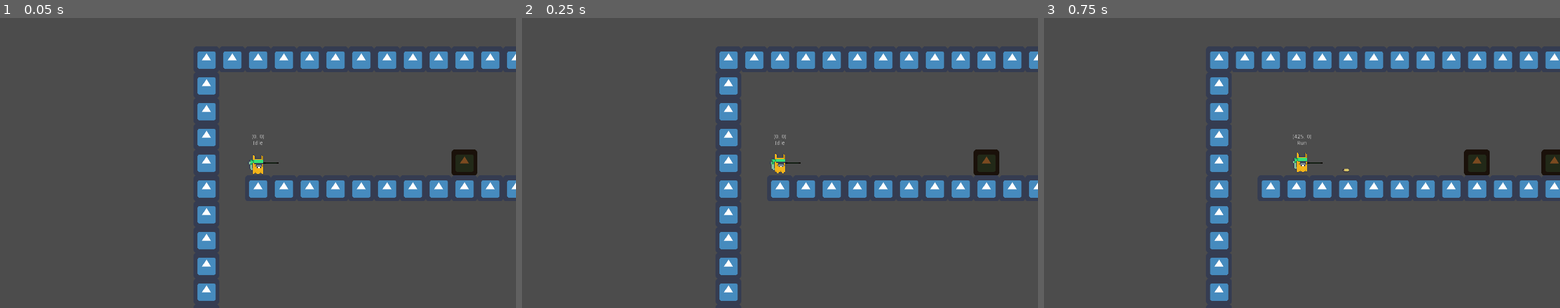
Above: before the commit, frames 1-3 (left to right).
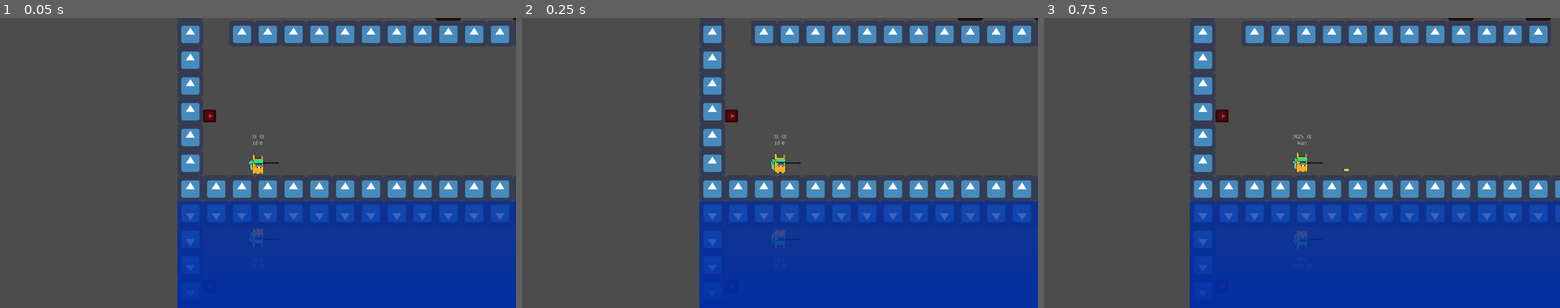
Above: after the commit, the same moments.

Repository: fruitdude/godot-metroidvania
Game: Godot game, scene res://src/main/Main.tscn
The game is run twice, just before and just after one commit, with the same random seed, the same clock (stepped at 60 frames per second) and the same inputs. The engine's default icon, where the game draws it, is replaced by a stand-in: a white triangle on a blue panel in a dark square.
Inputs (mouse positions are in pixels of both pictures, inside the frame that each line leads up to):
- Up to frame 1 (0.05 s): no input
- Up to frame 2 (0.25 s): no input
- Up to frame 3 (0.75 s): move the mouse to (1415, 148) at 0.52 s; press the mouse at (1415, 148) at 0.53 s; hold D (move_right) from 0.53 s (still down)

The runs differ from the first frame. In frame 1, 34% of the frame differs, in the area x 34-100%, y 0-100%; in frame 2, 34%; in frame 3, 38%, in the area x 28-100%, y 0-100%.

Commit message:
basic reflection shader

Diff:
--- a/src/enemies/snail/Snail.gd
+++ b/src/enemies/snail/Snail.gd
@@ -27,7 +27,6 @@
 					$Sprite.rotation_degrees = 180
 
 
-
 func _on_Snail_area_entered(area):
 	health_points -= area.damage
 
--- a/src/enemies/snail/SnailPath.tscn
+++ b/src/enemies/snail/SnailPath.tscn
@@ -5,7 +5,7 @@
 
 [sub_resource type="Curve2D" id=1]
 _data = {
-"points": PoolVector2Array( 0, 0, 0, 0, 80, -176, 0, 0, 0, 0, 1456, -176, 0, 0, 0, 0, 1456, 304, 0, 0, 0, 0, 1392, 304, 0, 0, 0, 0, 1392, 432, 0, 0, 0, 0, 1072, 432, 0, 0, 0, 0, 1072, 688, 0, 0, 0, 0, 656, 688, 0, 0, 0, 0, 656, 560, 0, 0, 0, 0, 592, 560, 0, 0, 0, 0, 592, 432, 0, 0, 0, 0, 80, 432, 0, 0, 0, 0, 80, -176 )
+"points": PoolVector2Array(  )
 }
 
 [node name="SnailPath" type="Path2D"]
@@ -14,7 +14,6 @@
 path_follow = NodePath("PathFollow2D")
 
 [node name="PathFollow2D" type="PathFollow2D" parent="."]
-position = Vector2( 564.764, 432 )
 offset = 3373.19
 rotate = false
 
--- a/src/main/Main.tscn
+++ b/src/main/Main.tscn
@@ -1,9 +1,10 @@
-[gd_scene load_steps=7 format=2]
+[gd_scene load_steps=14 format=2]
 
 [ext_resource path="res://icon.png" type="Texture" id=1]
 [ext_resource path="res://src/player/Player.tscn" type="PackedScene" id=2]
 [ext_resource path="res://src/destructibles/box/Box.tscn" type="PackedScene" id=3]
 [ext_resource path="res://src/enemies/snail/SnailPath.tscn" type="PackedScene" id=4]
+[ext_resource path="res://src/main/Reflection2D.gd" type="Script" id=5]
 
 [sub_resource type="ConvexPolygonShape2D" id=1]
 points = PoolVector2Array( 64, 64, 0, 64, 0, 0, 64, 0 )
@@ -31,6 +32,44 @@
 } ]
 0/z_index = 0
 
+[sub_resource type="Shader" id=3]
+code = "shader_type canvas_item;
+
+uniform vec4 color :hint_color;
+uniform float reflection_intensity = 0.5;
+uniform sampler2D transition_gradient :hint_black;
+
+// Updated from GDScript
+uniform float scale_y = 1.0f;
+uniform float zoom_y = 1.0f;
+
+void fragment() {
+    float uv_size_ratio_v = SCREEN_PIXEL_SIZE.y / TEXTURE_PIXEL_SIZE.y;
+    vec2 uv_reflected = vec2(SCREEN_UV.x, SCREEN_UV.y + uv_size_ratio_v * UV.y * 2.0 * scale_y * zoom_y);
+
+    vec4 reflection_color = texture(SCREEN_TEXTURE, uv_reflected);
+    float transition = texture(transition_gradient, vec2(1.0 - UV.y, 1.0)).r;
+    COLOR = mix(color, reflection_color, transition * reflection_intensity);
+}"
+
+[sub_resource type="Gradient" id=5]
+
+[sub_resource type="GradientTexture" id=6]
+gradient = SubResource( 5 )
+
+[sub_resource type="ShaderMaterial" id=4]
+shader = SubResource( 3 )
+shader_param/color = Color( 0, 0.180392, 0.654902, 1 )
+shader_param/reflection_intensity = 0.285
+shader_param/scale_y = 5.0
+shader_param/zoom_y = 0.5
+shader_param/transition_gradient = SubResource( 6 )
+
+[sub_resource type="Shader" id=7]
+
+[sub_resource type="ShaderMaterial" id=8]
+shader = SubResource( 7 )
+
 [node name="Main" type="Node2D"]
 
 [node name="TileMap" type="TileMap" parent="."]
@@ -40,10 +79,10 @@
 collision_layer = 2
 collision_mask = 29
 format = 1
-tile_data = PoolIntArray( -262144, 0, 0, -262143, 0, 0, -262 …(930 unchanged characters)…  0, 0, 458759, 0, 0, 458760, 0, 0, 458763, 0, 0, 458766, 0, 0, 458769, 0, 0, 458770, 0, 0, 458771, 0, 0, 458772, 0, 0, 458773, 0, 0, 458774, 0, 0, 458775, 0, 0, 524296, 0, 0, 524305, 0, 0, 589832, 0, 0, 589833, 0, 0, 589841, 0, 0, 655368, 0, 0, 655369, 0, 0, 655377, 0, 0, 720904, 0, 0, 720905, 0, 0, 720906, 0, 0, 720907, 0, 0, 720908, 0, 0, 720909, 0, 0, 720910, 0, 0, 720911, 0, 0, 720912, 0, 0, 720913, 0, 0 )
+tile_data = PoolIntArray( -262144, 0, 0, -262143, 0, 0, -262 …(930 unchanged characters)…  0, 0, 458759, 0, 0, 458760, 0, 0, 458761, 0, 0, 458762, 0, 0, 458763, 0, 0, 458764, 0, 0, 458765, 0, 0, 458766, 0, 0, 458767, 0, 0, 458768, 0, 0, 458769, 0, 0, 458770, 0, 0, 458771, 0, 0, 458772, 0, 0, 458773, 0, 0, 458774, 0, 0, 458775, 0, 0 )
 
 [node name="Player" type="Node2D" parent="."]
-position = Vector2( 160, 32 )
+position = Vector2( 200, 416 )
 __meta__ = {
 "_edit_group_": true
 }
@@ -71,9 +110,22 @@
 [node name="Enemies" type="Node2D" parent="."]
 
 [node name="SnailPath" parent="Enemies" instance=ExtResource( 4 )]
+position = Vector2( 0, -1.43051e-06 )
+scale = Vector2( 1, 1 )
 
 [node name="PathFollow2D" parent="Enemies/SnailPath" index="0"]
-position = Vector2( 564.764, 432 )
+position = Vector2( 80, 300.426 )
+offset = 3488.13
+
+[node name="Reflection2D" type="Sprite" parent="."]
+material = SubResource( 4 )
+position = Vector2( 768, 672 )
+scale = Vector2( 24, 5 )
+texture = ExtResource( 1 )
+script = ExtResource( 5 )
+
+[node name="Water2D" type="Sprite" parent="."]
+material = SubResource( 8 )
 
 [editable path="Enemies/SnailPath"]
 [editable path="Enemies/SnailPath/PathFollow2D/Snail"]
--- /dev/null
+++ b/src/main/Reflection2D.gd
@@ -0,0 +1,19 @@
+# Forwards the Y zoom and Y scale values to the mirror shader
+tool
+extends Sprite
+
+
+func _ready() -> void:
+	connect("item_rect_changed", self, "_on_item_rect_changed")
+
+
+func _process(delta: float) -> void:
+	update_zoom(get_viewport_transform().y.y)
+
+
+func update_zoom(value: float) -> void:
+	material.set_shader_param("zoom_y", value)
+
+
+func _on_item_rect_changed() -> void:
+	material.set_shader_param("scale_y", scale.y)
--- a/src/weapons/GrenateLauncher/Grenade/Explosion/Explosion.tscn
+++ b/src/weapons/GrenateLauncher/Grenade/Explosion/Explosion.tscn
@@ -126,7 +126,7 @@
 
 [node name="Explosion" type="Area2D"]
 collision_layer = 0
-collision_mask = 9
+collision_mask = 13
 script = ExtResource( 1 )
 anim_player = NodePath("AnimationPlayer")
 
